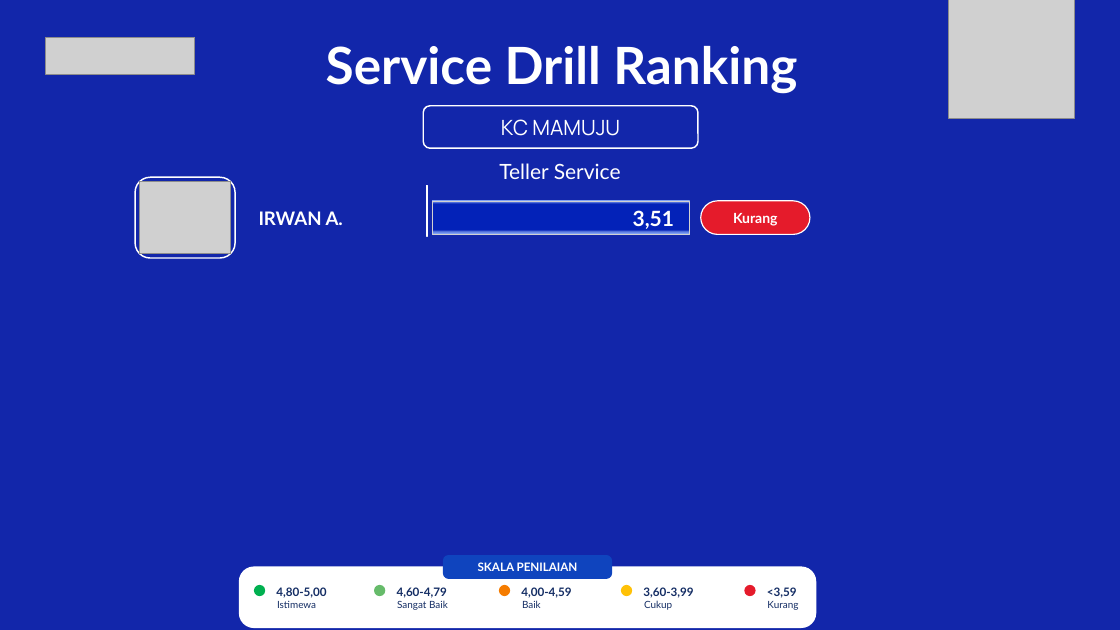
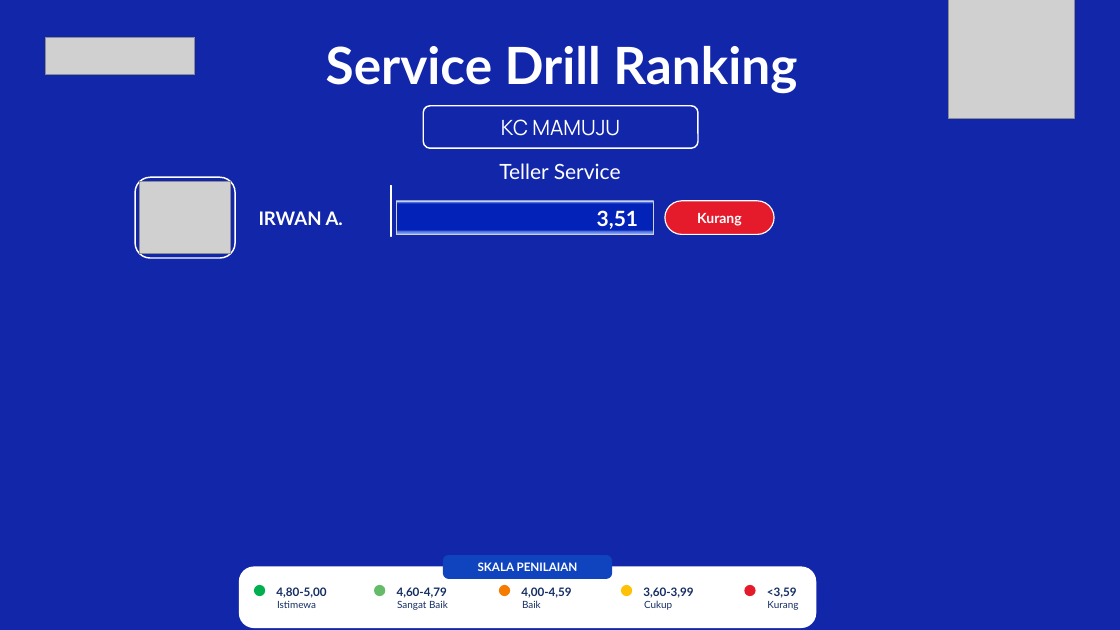
Before and after one commit to hengkiyudijanto/btn-sip, a slide deck: slide 2 of ranking-prod.pptx. Drawn at 1120x630 pixels with LibreOffice and Linux fonts; fonts in the diff are those of the drawing; grey boxes stand for pictures; background and template pictures are left out. Boxes give left, top, right and bottom in pixels: in the first picture for what was removed or moved away, otherwise in the second. Text is boxed around its words. In the diff, an @@ line names an element or a change of style, - is before the commit and + after.

```diff
--- a/ranking-prod.pptx
+++ b/ranking-prod.pptx
@@ 13 rectangles, 2 texts, 1 rounded rectangle: place and size @@
-13 rectangles, 2 texts, 1 rounded rectangle at [427,186,810,236]
+13 rectangles, 2 texts, 1 rounded rectangle at [391,186,775,236]
```
Also in this commit, not shown: 25 other files.
